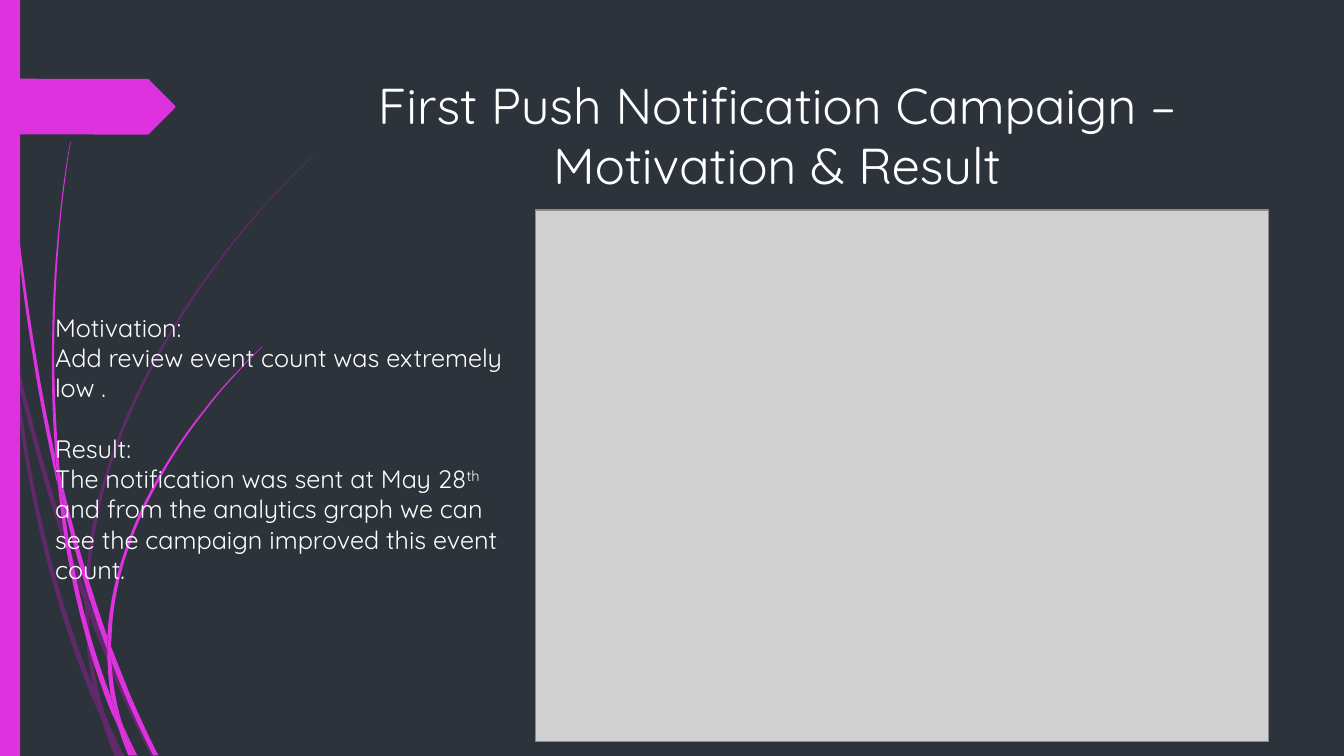
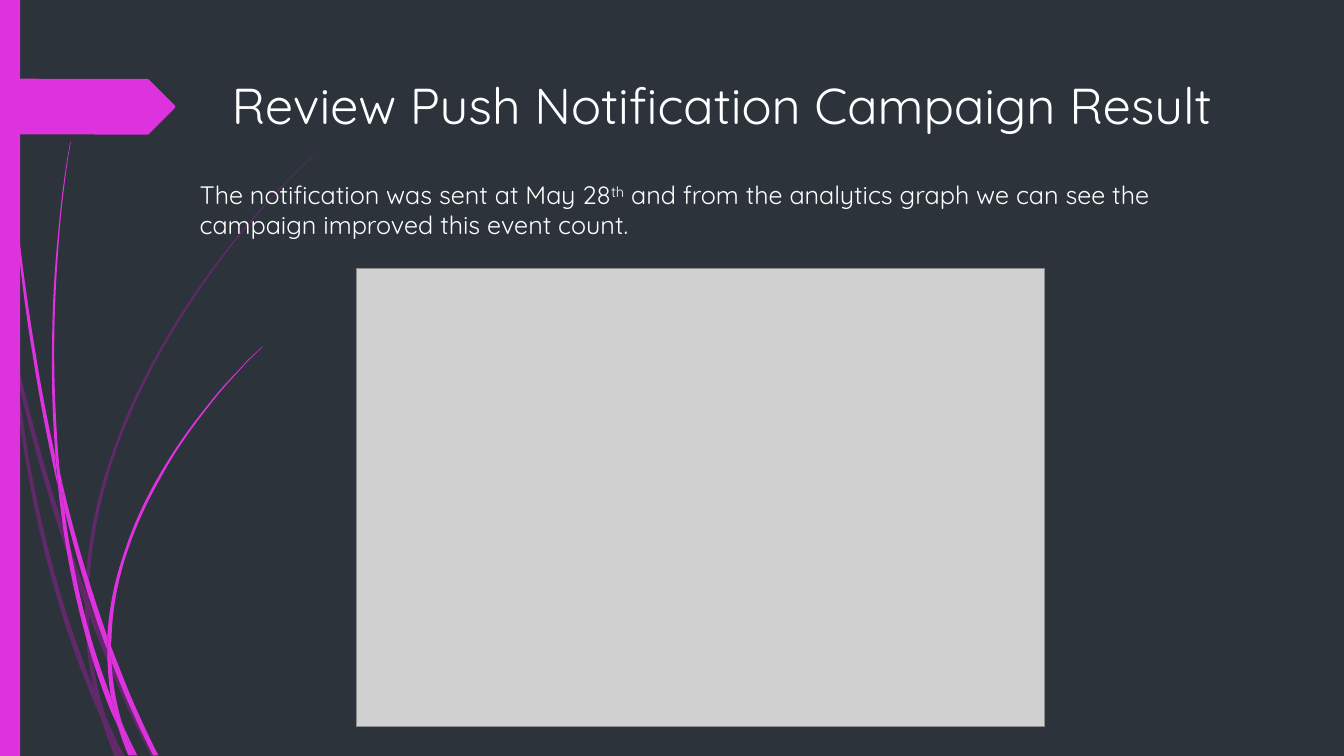
Before and after one commit to OlgaAbir/Ex02_Mobile, a slide deck: slide 3 of Marketing Presentation.pptx. Drawn at 1344x756 pixels with LibreOffice and Linux fonts; fonts in the diff are those of the drawing; grey boxes stand for pictures. Boxes give left, top, right and bottom in pixels: in the first picture for what was removed or moved away, otherwise in the second. Text is boxed around its words. In the diff, an @@ line names an element or a change of style, - is before the commit and + after.

```diff
--- a/Marketing Presentation.pptx
+++ b/Marketing Presentation.pptx
@@ title at (232, 86, 1211, 134): text changed @@
-First Push Notification Campaign –
-Motivation & Result
+Review Push Notification Campaign Result
@@ text "The notification was sent at ...": place and size @@
-text "The notification was sent at ..." at (55, 315, 502, 586)
+text "The notification was sent at ..." at (200, 178, 1149, 241)
@@ picture: place and size @@
-picture at (535, 210, 1268, 741)
+picture at (357, 269, 1046, 727)
@@ text at (55, 315, 502, 465): paragraphs removed @@
-Motivation:
-Add review event count was extremely low .
-Result:
```
Also in this commit, not shown: 5 other slides changed.
